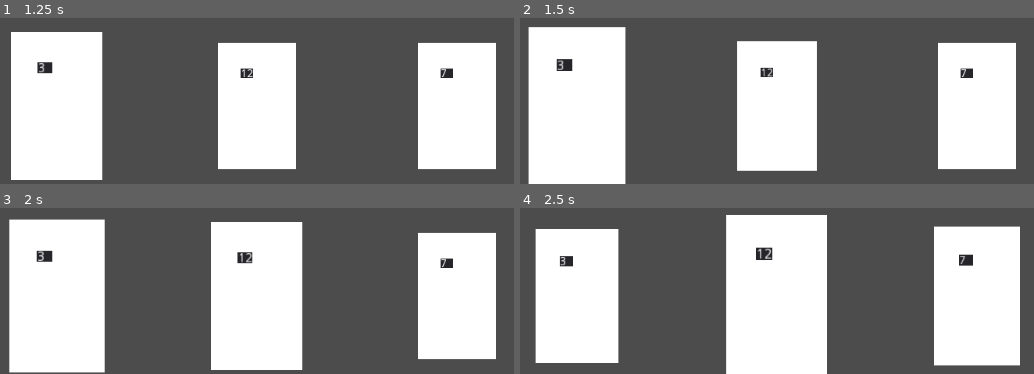
Above: before the commit, frames 1-4 (two rows, left to right).
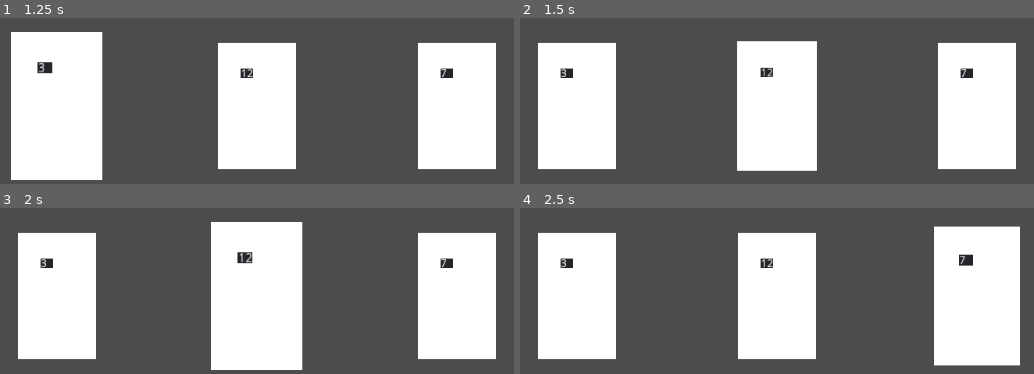
Above: after the commit, the same moments.

Repository: GalileoCap/game_cards
Game: Godot game, scene res://src/main.tscn
Same seed, same stepped clock (60 frames per second), same inputs: the game is played once before the commit and once after it. The project has no main scene, so this scene is started directly.
Inputs (mouse positions are in pixels of both pictures, inside the frame that each line leads up to):
- Up to frame 1 (1.25 s): tap Enter at 0.5 s; move the mouse to (56, 105) at 0.52 s; click (56, 105) at 0.67 s
- Up to frame 2 (1.5 s): move the mouse to (777, 105) at 1.27 s; click (777, 105) at 1.42 s
- Up to frame 3 (2 s): no input
- Up to frame 4 (2.5 s): move the mouse to (977, 295) at 2.02 s; click (977, 295) at 2.17 s

Frame 1 is identical in both runs. In frame 2, 6.8% of the frame differs, in the area x 1-21%, y 5-100%; in frame 3, 6.1%; in frame 4, 9.4%, in the area x 2-60%, y 4-100%.

Commit message:
OK: Deselecting other cards

Diff:
--- a/src/main.gd
+++ b/src/cards.gd
@@ -10,7 +10,16 @@
 		card.set_name('card_' + str(i)) #TODO: Better ID's
 		card.Number = RNG.randi_range(1, 13)
 		card.position = Vector2(1024 / (cards + 1) * (1 + i), 500) #TODO: Better positioning
-		$cards.add_child(card)
+		card.connect('select', self, 'select')
+		add_child(card)
+
+#U: Selects one card a deselects all the rest
+func select(card):
+	for child in get_children():
+		if child == card:
+			child.select()
+		else:
+			child.deselect()
 
 func _ready():
 	RNG.set_seed(0)
--- a/src/cards/card.gd
+++ b/src/cards/card.gd
@@ -1,6 +1,8 @@
 extends StaticBody2D
 
 export (int) var Number = 0
+
+signal select(whom)
 
 var Selected = false
 var Expanding = true
@@ -27,16 +29,14 @@
 #U: Starts animating the card
 func select():
 	Selected = true
-
 	Expanding = true
-	#TODO: Deselect other cards
 
 #U: Stops animating the card
 func deselect():
 	Selected = false
+	Expanding = true
 
 	set_scale(Vector2(1, 1))
-	Expanding = true
 
 func _input_event(viewport, event, shape_idx):
 	if event is InputEventMouseButton:
@@ -45,7 +45,7 @@
 			if Selected:
 				deselect()
 			else:
-				select()
+				emit_signal('select', self)
 
 func _physics_process(_delta):
 	if Selected:
--- a/src/cards/card.tscn
+++ b/src/cards/card.tscn
@@ -1,8 +1,6 @@
 [gd_scene load_steps=4 format=2]
 
 [ext_resource path="res://src/cards/card.gd" type="Script" id=1]
-
-
 
 [sub_resource type="CubeMesh" id=1]
 size = Vector3( 100, 161.8, 0 )
--- a/src/main.tscn
+++ b/src/main.tscn
@@ -1,14 +1,14 @@
 [gd_scene load_steps=2 format=2]
 
-[ext_resource path="res://src/main.gd" type="Script" id=2]
+[ext_resource path="res://src/cards.gd" type="Script" id=2]
 
 [node name="main" type="Node2D"]
-script = ExtResource( 2 )
 __meta__ = {
 "_edit_lock_": true
 }
 
 [node name="cards" type="Node2D" parent="."]
+script = ExtResource( 2 )
 __meta__ = {
 "_edit_lock_": true
 }
